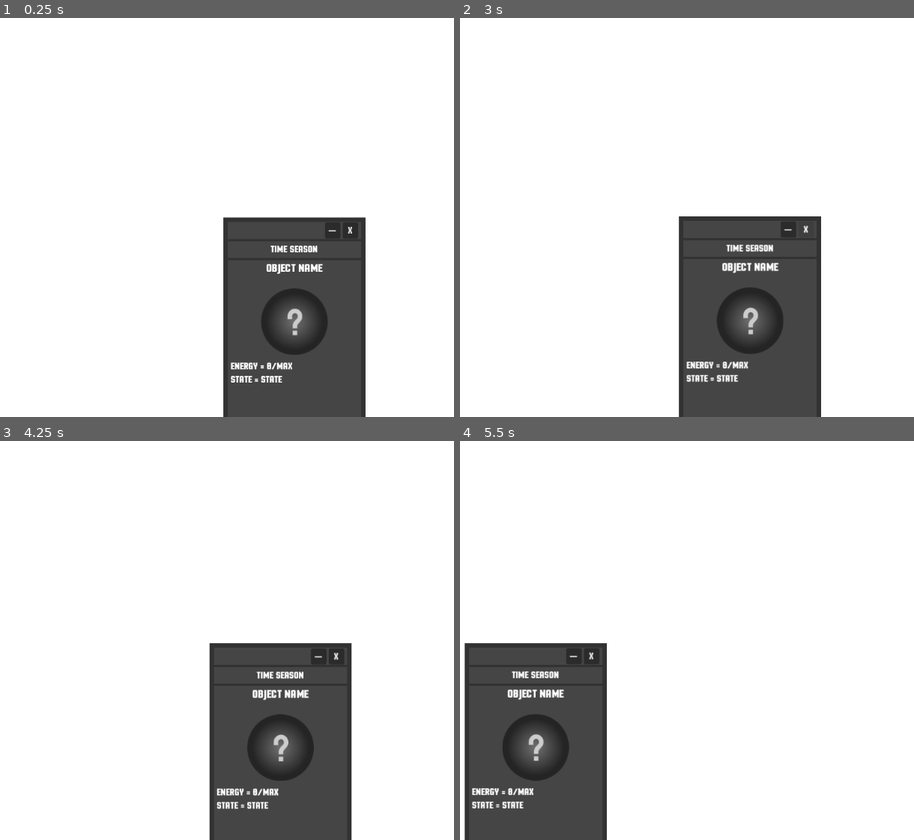
Above: before the commit, frames 1-4 (two rows, left to right).
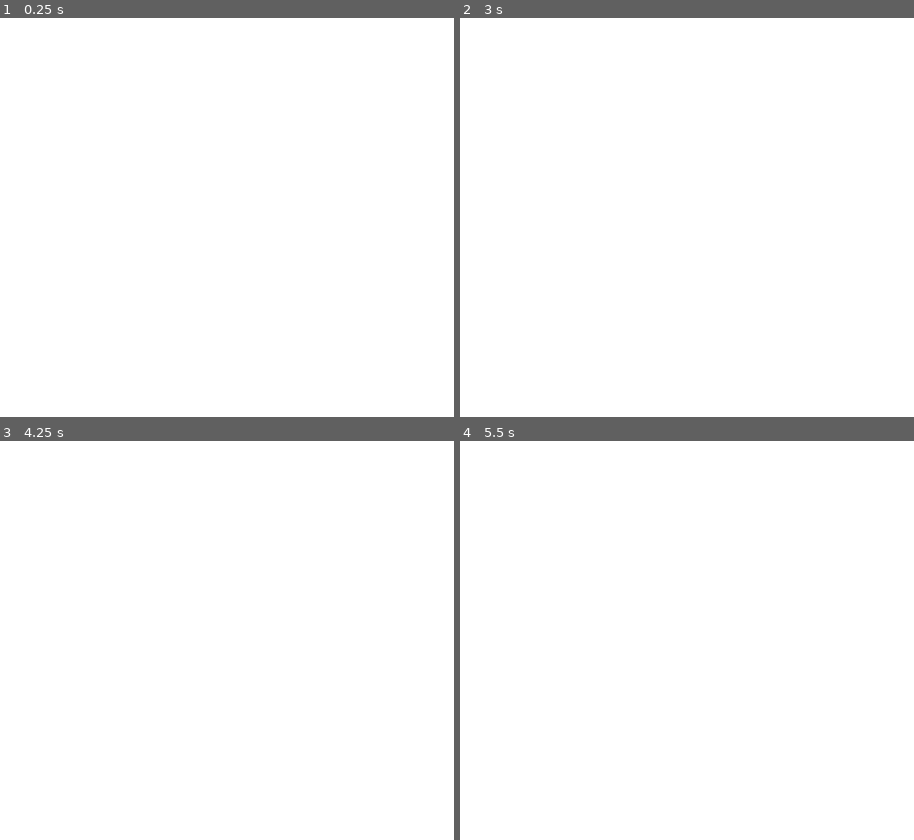
Above: after the commit, the same moments.

Repository: blekki/Bacteriostat
Game: Godot game, scene res://src/bacteriostat/bacteriostat.tscn
The game is run twice, just before and just after one commit, with the same random seed, the same clock (stepped at 60 frames per second) and the same inputs.
Inputs (mouse positions are in pixels of both pictures, inside the frame that each line leads up to):
- Up to frame 1 (0.25 s): no input
- Up to frame 2 (3 s): click (791, 229) at 0.5 s, where only the run before the commit has a clickable "—"; click (791, 229) at 1.25 s, where only the run before the commit has a clickable "—"; click (791, 229) at 2 s, where only the run before the commit has a clickable "—"; click (809, 229) at 2.75 s, where only the run before the commit has a clickable "X"
- Up to frame 3 (4.25 s): tap Enter at 3.5 s; drag from (outside the picture) to (outside the picture) at 3.52 s
- Up to frame 4 (5.5 s): drag from (outside the picture) to (outside the picture) at 4.27 s; move the mouse to (outside the picture) at 5.02 s; hold D (cam_move_right) from 5.03 s (still down); click (outside the picture) at 5.17 s

The runs differ from the first frame. In frame 1, 15% of the frame differs, in the area x 49-81%, y 49-100%; in frame 2, 16%, in the area x 48-80%, y 49-100%; in frame 3, 15%; in frame 4, 15%.
Error before the commit: Parse Error: Identifier "_on_click_on_object_debug" not declared in the current scope. (res://src/debug/debug.gd:19)

Commit message:
Change the button to select the debug target.

Diff:
--- a/src/debug/debug.gd
+++ b/src/debug/debug.gd
@@ -92,7 +92,7 @@
 		_layers.erase(id)
 
 # <> signals <>
-func _on_click_on_object(object: CharacterBody2D):
+func _on_click_on_object_debug(object: CharacterBody2D):
 	if object is Bacterium:
 		_selected_object = object
 
--- a/src/entity/entity.gd
+++ b/src/entity/entity.gd
@@ -127,3 +127,5 @@
 	if event is InputEventMouseButton:
 		if event.pressed and event.button_index == MOUSE_BUTTON_LEFT:
 			WorldContext.click_on_object.emit(self)
+		if event.pressed and event.button_index == MOUSE_BUTTON_RIGHT:
+			WorldContext.click_on_object_debug.emit(self)
--- a/src/hud/hud.gd
+++ b/src/hud/hud.gd
@@ -80,7 +80,7 @@
 func _on_close_button_pressed():
 	_info_panel.hide()
 
-func _on_click_on_object(object: CharacterBody2D):
+func _on_click_on_object_debug(object: CharacterBody2D):
 	if object is InfoPanel:
 		return
 
